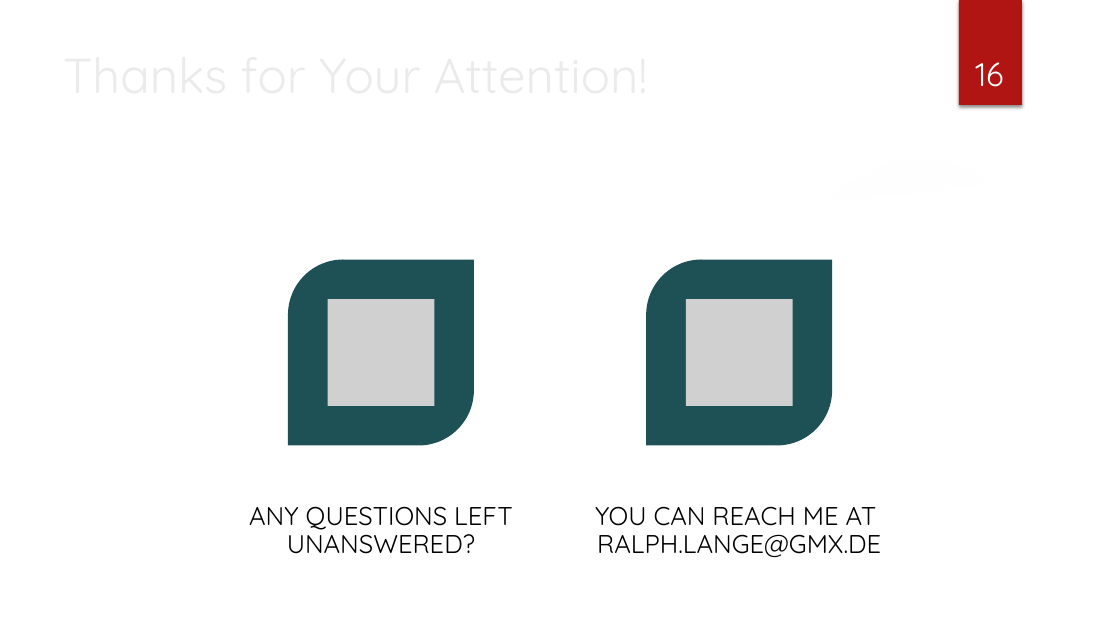
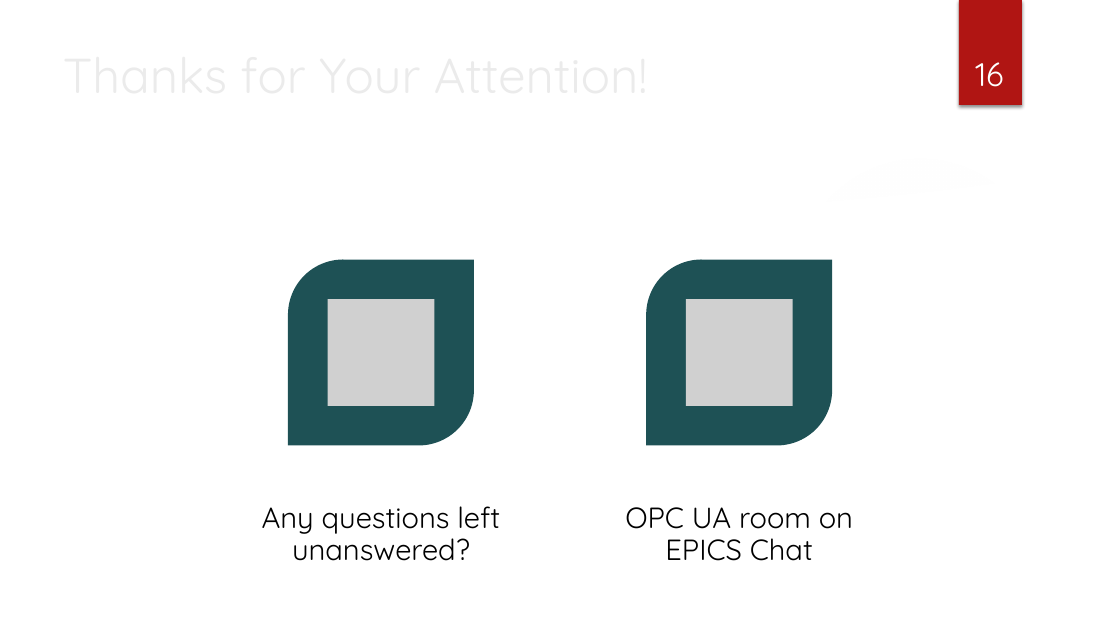
Before and after one commit to epics-training/opcua-support, a slide deck: slide 16 of presentations/OPC UA Device Support - Hands-On.pptx. Drawn at 1120x630 pixels with LibreOffice and Linux fonts; fonts in the diff are those of the drawing; grey boxes stand for pictures; background and template pictures are left out. Boxes give left, top, right and bottom in pixels: in the first picture for what was removed or moved away, otherwise in the second. Text is boxed around its words. In the diff, an @@ line names an element or a change of style, - is before the commit and + after.

```diff
--- a/presentations/OPC UA Device Support - Hands-On.pptx
+++ b/presentations/OPC UA Device Support - Hands-On.pptx
@@ text at [262,506,500,561]: text changed; size 22 to 25 pt @@
-ANY QUESTIONS LEFT UNANSWERED?
+Any questions left unanswered?
@@ text at [625,507,853,561]: text changed; size 22 to 25 pt @@
-YOU CAN REACH ME AT RALPH.LANGE@GMX.DE
+OPC UA room on EPICS Chat
```
Also in this commit, not shown: 3 other slides changed, 1 other file.
